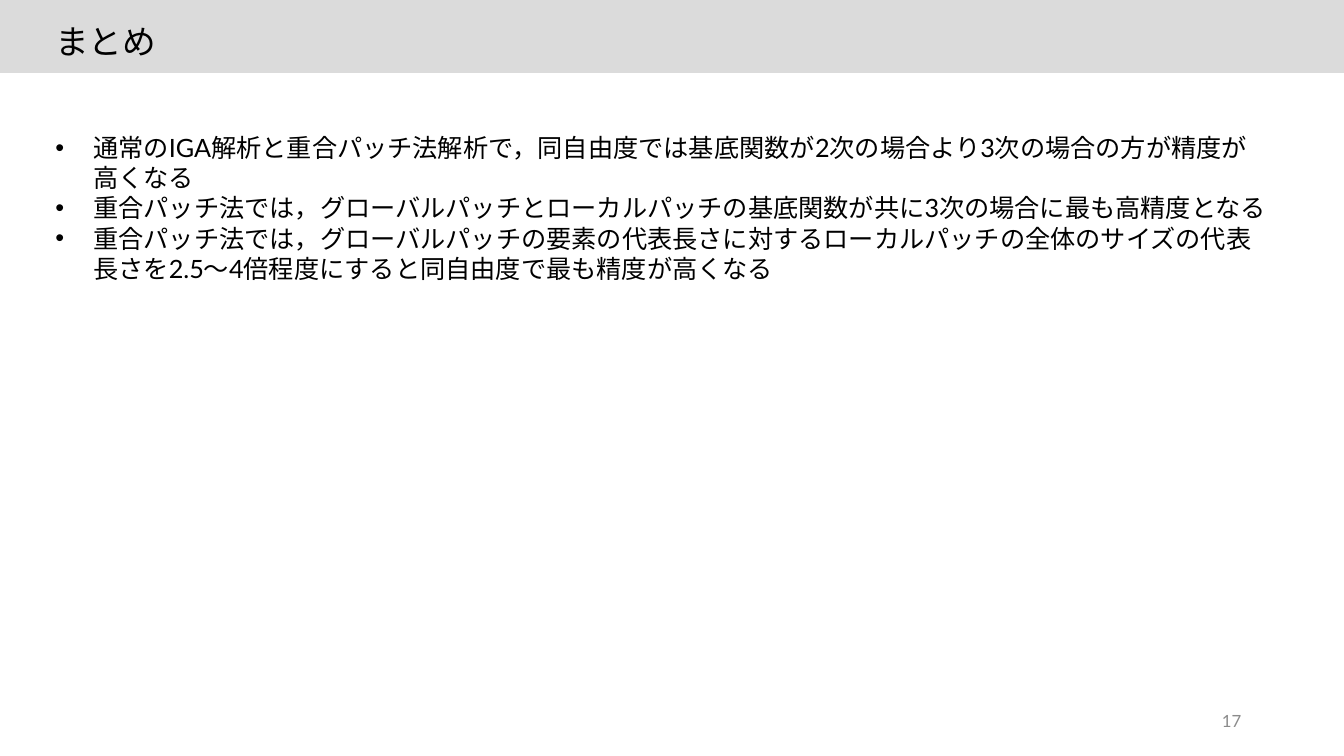
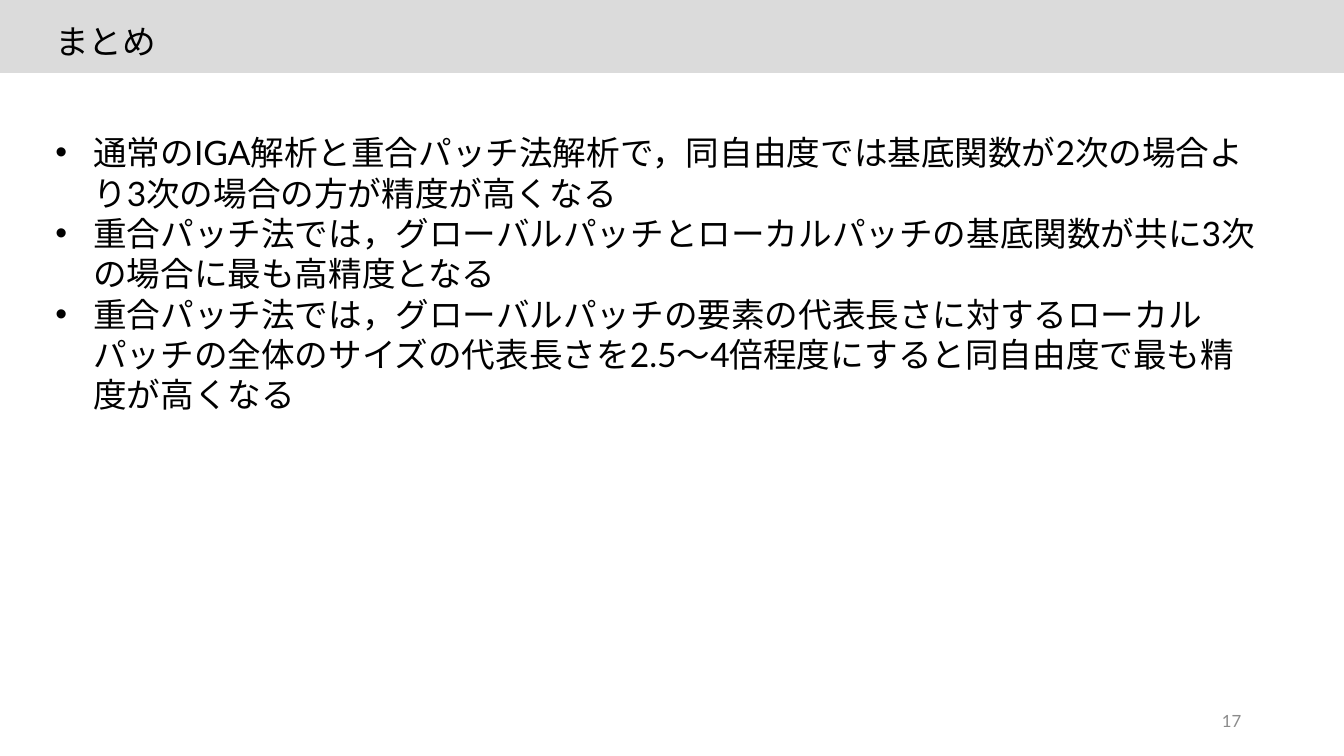
Before and after one commit to JoTsuchi22/lab_share, a slide deck: slide 17 of 卒論発表/最終版/20220208_卒業発表_土山雄飛.pptx. Drawn at 1344x756 pixels with LibreOffice and Linux fonts; fonts in the diff are those of the drawing. Boxes give left, top, right and bottom in pixels: in the first picture for what was removed or moved away, otherwise in the second. Text is boxed around its words. In the diff, an @@ line names an element or a change of style, - is before the commit and + after.

```diff
--- a/卒論発表/最終版/20220208_卒業発表_土山雄飛.pptx
+++ b/卒論発表/最終版/20220208_卒業発表_土山雄飛.pptx
@@ text "通常のIGA解析と重合パッチ法解析で，同自由度では基底関数が2次の場合より3次の場合の方が精度が高くなる" at box(93, 136, 1255, 370): size 18 to 24 pt @@
```
Also in this commit, not shown: 17 other slides changed, 13 other files.
